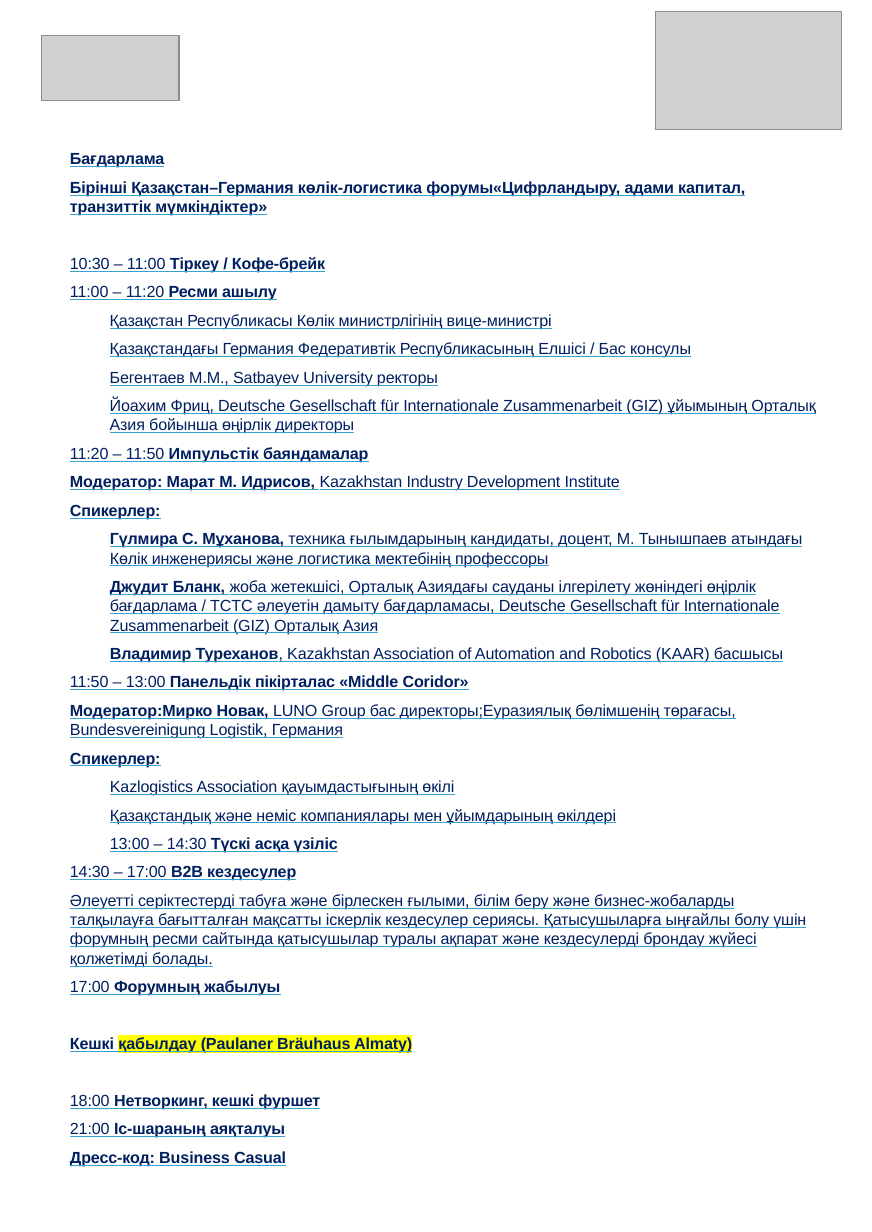
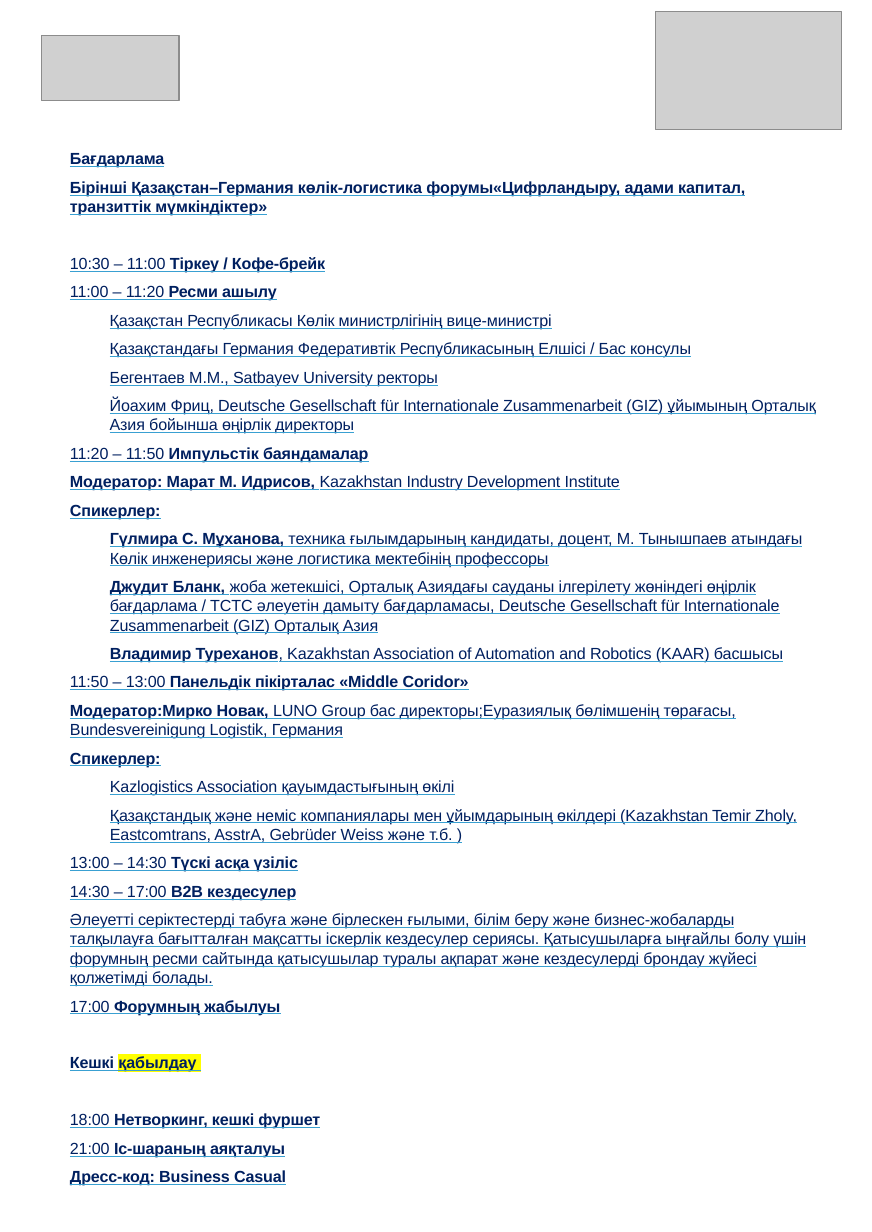
Before and after one commit to zvezdd/KazForum-Logistics, a slide deck: slide 3 of public/program-kz.pptx. Drawn at 872x1232 pixels with LibreOffice and Linux fonts; fonts in the diff are those of the drawing; grey boxes stand for pictures. Boxes give left, top, right and bottom in pixels: in the first picture for what was removed or moved away, otherwise in the second. Text is boxed around its words. In the diff, an @@ line names an element or a change of style, - is before the commit and + after.

```diff
--- a/public/program-kz.pptx
+++ b/public/program-kz.pptx
@@ text at [110,809,797,843]: text changed @@
-Қазақстандық және неміс компаниялары мен ұйымдарының өкілдері
+Қазақстандық және неміс компаниялары мен ұйымдарының өкілдері (Kazakhstan Temir Zholy, Eastcomtrans, AsstrA, Gebrüder Weiss және т.б. )
@@ text at [70,856,298,872]: indent changed @@
@@ text at [70,1056,196,1072]: text changed @@
-Кешкі қабылдау (Paulaner Bräuhaus Almaty)
+Кешкі қабылдау
```
Also in this commit, not shown: 2 other slides changed, 3 other files.
